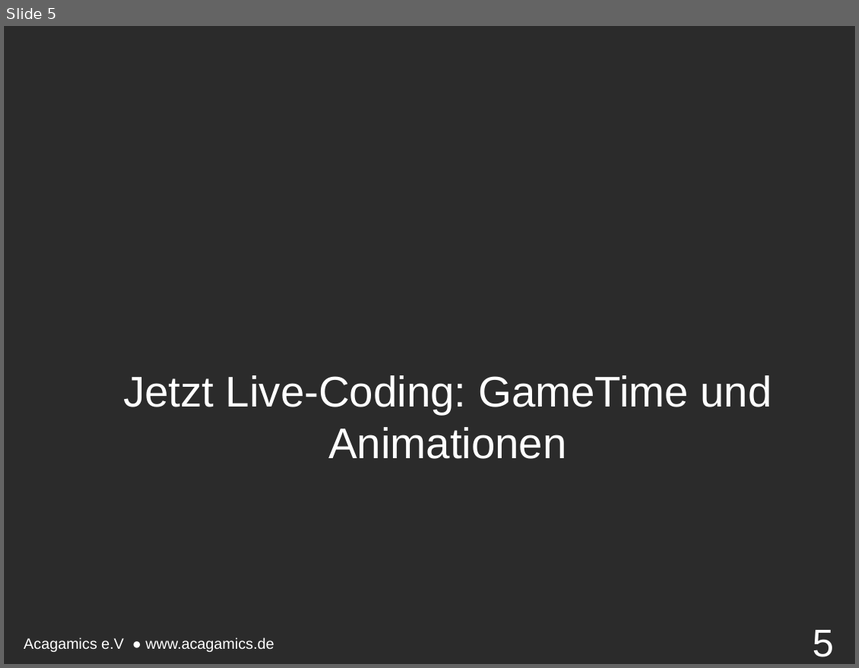
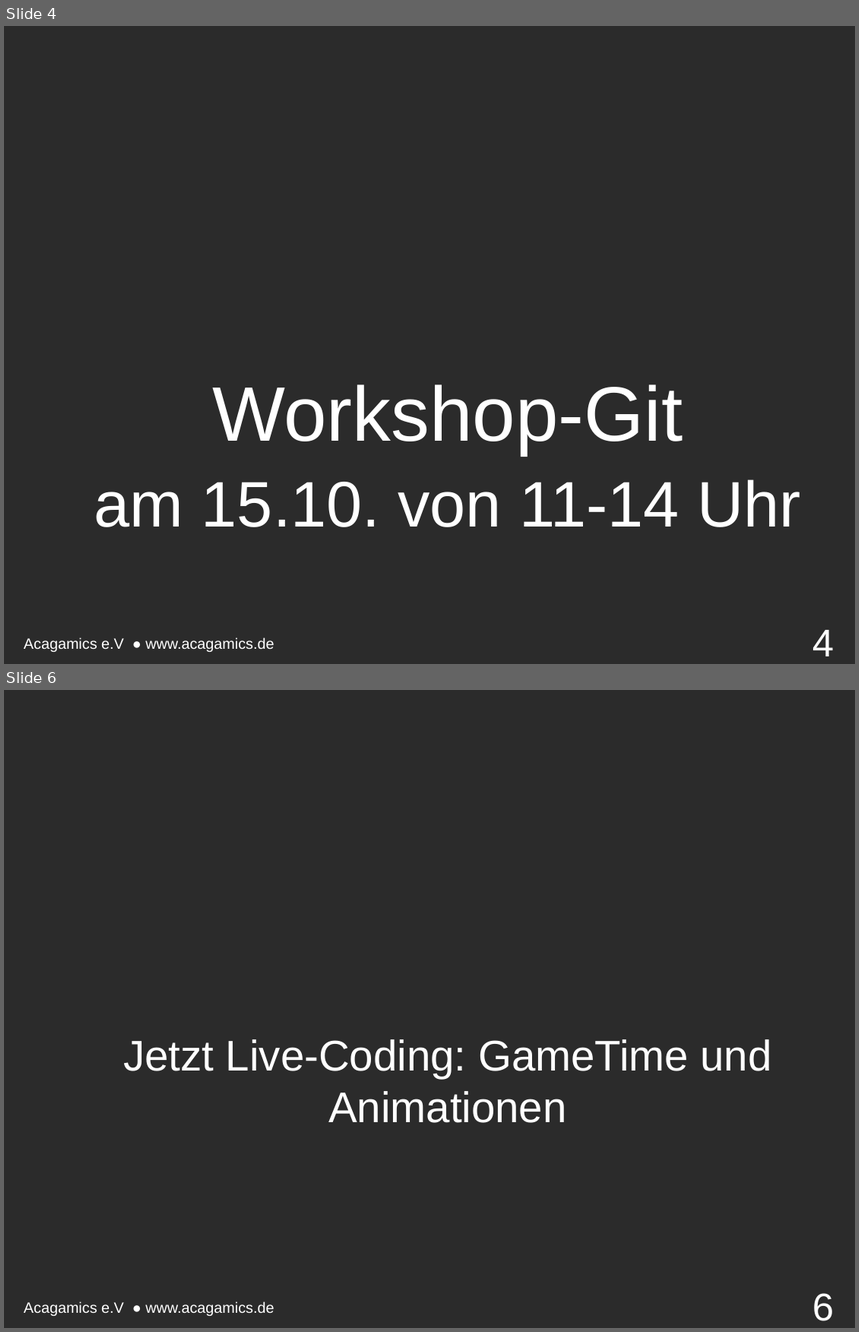
Before and after one commit to endert/Intro2D, a slide deck: 5. Vorlesung 11.11.15/5. Vorstellung.odp. Shown one above the other, each under a label of ours: slide 5 before the commit, slides 4 and 6 after it; the slides between them are not shown. The pictures are 859x668 and 859x1332 pixels, drawn with LibreOffice and Linux fonts; fonts in the diff are those of the drawing; background and template pictures are left out; a plain dark background stands for a picture behind light text. Boxes give left, top, right and bottom in pixels: in the first picture for what was removed or moved away, otherwise in the second. Text is boxed around its words. In the diff, an @@ line names an element or a change of style, - is before the commit and + after.

```diff
--- a/5. Vorlesung 11.11.15/5. Vorstellung.odp
+++ b/5. Vorlesung 11.11.15/5. Vorstellung.odp
@@ slide 4 added at (x1=4, y1=26, x2=855, y2=664), background picture (left out); not listed: 1 template element that a slide beside it also shows @@
@@ text added at (x1=94, y1=385, x2=800, y2=528), 60 pt, text #FFFFFF @@
+Workshop-Git
+am 15.10. von 11-14 Uhr
@@ page number added at (x1=813, y1=630, x2=834, y2=657), 36 pt, text #FFFFFF @@
+4
@@ what was slide 5 is now slide 6 @@
@@ page number at (x1=813, y1=1293, x2=834, y2=1322): text changed @@
-5
+6
```
Also in this commit, not shown: 2 other slides added, 2 slides removed, 1 other file.
